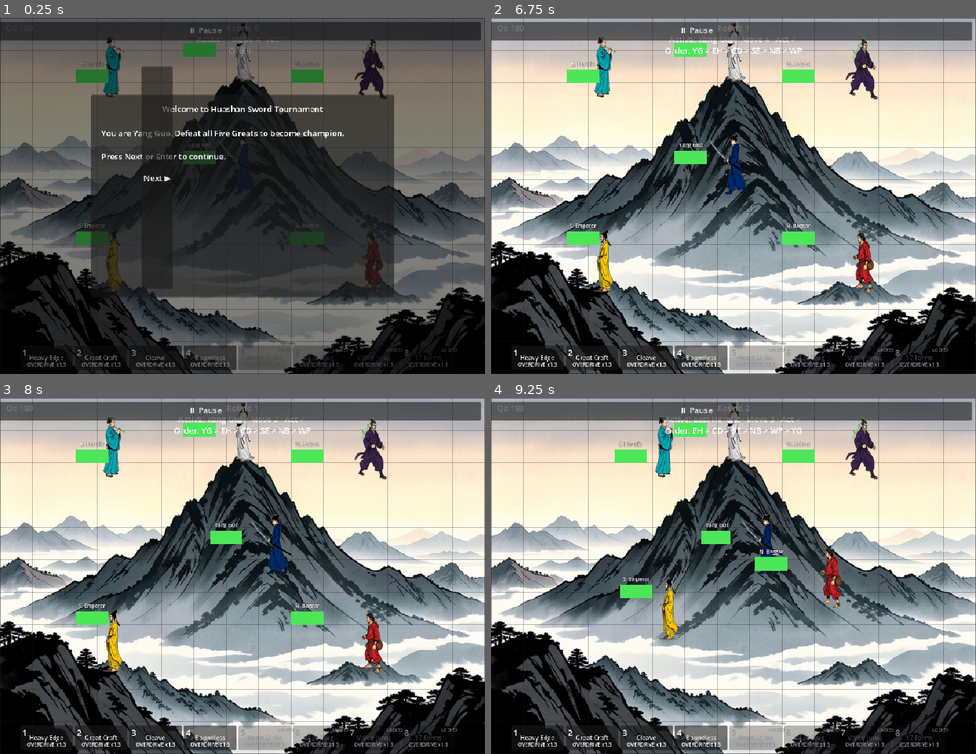
Above: before the commit, frames 1-4 (two rows, left to right).
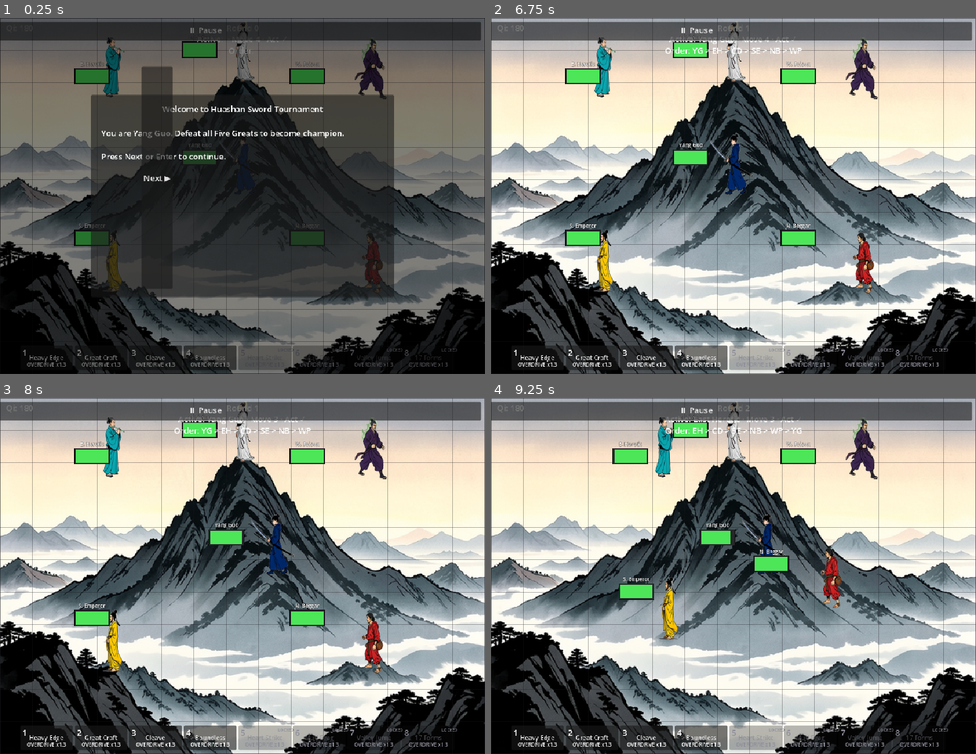
Above: after the commit, the same moments.

Repository: linxuhao/jinyong-heroes
Game: Godot game, scene res://scenes/main.tscn
Same seed, same stepped clock (60 frames per second), same inputs: the game is played once before the commit and once after it. Sound files missing from this copy of the repository are replaced by a short silence.
Inputs (mouse positions are in pixels of both pictures, inside the frame that each line leads up to):
- Up to frame 1 (0.25 s): no input
- Up to frame 2 (6.75 s): click "Next ▶" at 0.5 s; click "Next ▶" at 1.25 s; click "Heavy Edge" at 2 s; click "Great Craft" at 2.75 s; click "Cleave" at 3.5 s; click "Boundless" at 4.25 s; click "⏸ Pause" at 5 s; click "▶ Unpause" at 5.75 s; click "Skip Tutorial" at 6.5 s
- Up to frame 3 (8 s): tap Enter (tutorial_next) at 7.25 s; move the mouse to (349, 558) at 7.27 s; hold D (move_right) from 7.28 s (still down); hold J (basic_attack) from 7.28 s (still down); click (349, 558) at 7.42 s
- Up to frame 4 (9.25 s): release D (move_right) at 8 s; release J (basic_attack) at 8 s; tap Space (end_turn) at 8 s; drag from (636, 593) to (709, 647) at 8.02 s; move the mouse to (782, 497) at 8.77 s; hold D (move_right) from 8.78 s (still down); hold Enter (tutorial_next) from 8.78 s (still down)

The runs differ from the first frame. In frame 1, 0.3% of the frame differs, in the area x 15-67%, y 6-65%; in frame 2, 0.4%; in frame 3, 0.5%; in frame 4, 0.4%.

Commit message:
fix(ui): draw the health track proud of the fill so a full bar still reads as a bar
The readability gate reported "solid green rectangles, not bars with empty
portions" 11 out of 11 scenarios for three runs in a row, while the fill/track
split underneath was already implemented correctly. At 100% HP the fill covers
the whole control, so there was nothing left to see but a coloured block - and
in a round-2 frame almost everyone is at full health.

The prescription the planner wrote twice was a content margin on the fill
stylebox. That does nothing: StyleBoxFlat content margins move a boxs CONTENT,
they never shrink the box it draws. Rendered before and after and the frames
were pixel-identical, which is presumably why the previous implementer quietly
dropped that line. Expanding the TRACK outward is the one that actually paints.

Also records, in the follow code, that the offset is not the remaining problem:
lifting the widget above the feet makes it cover the actors chest and collide
with the top HUD, and top-row characters have no headroom before the viewport
clamp. Both positions were rendered and compared. The widget is simply too big
- 110x30 around a 64x12 bar plus a name label, against a 64px tile - so it
either reads as a platform or hides the actor. Making it compact belongs with
the font pass that re-lays out every label anyway.

Diff:
--- a/scripts/ui/health_bar.gd
+++ b/scripts/ui/health_bar.gd
@@ -93,6 +93,21 @@
 		sb.border_width_right = 1
 		sb.border_width_bottom = 1
 		sb.border_color = Color(0.05, 0.05, 0.05)
+		# Draw the track 3px larger than the control rect on every side. At
+		# 100% HP the fill covers the whole rect, so without this the widget is
+		# a solid coloured block and reads as a platform, not a bar — the
+		# readability gate reported exactly that 11/11 ("solid green
+		# rectangles, not bars with empty portions") while the fill/track
+		# split underneath was already correct.
+		#
+		# expand_margin, not content_margin: content margins only move a
+		# StyleBox's CONTENT, they never shrink the box it draws, so insetting
+		# the fill that way renders identically and changes nothing. Growing
+		# the track is the one that actually paints.
+		#
+		# bar.size stays 64x12, so the `HealthBar.bar_width <= 64` geometric
+		# assert is untouched — this is drawing, not layout.
+		sb.set_expand_margin_all(3.0)
 		bar.add_theme_stylebox_override("background", sb)
 		# Dedicated fill stylebox: recolored by update_health() per HP band.
 		# No border widths on the fill (a border around only the filled
@@ -174,6 +189,16 @@
 	# At the default scale-1 window it is numerically identical to the old
 	# camera.get_canvas_transform(), so existing assertions stay valid.
 	var screen_pos: Vector2 = get_viewport().get_final_transform() * _char_node.global_position
+	# Kept at −50 deliberately. Lifting it to −104 does put the widget above the
+	# feet, but at 110×30 it then covers the character's chest and collides with
+	# the top HUD band, and characters on the top row have no headroom left before
+	# the viewport clamp pins it. Measured 2026-08-23 by rendering both.
+	#
+	# The offset is not the real problem: a 110×30 widget carrying a 64×12 bar AND
+	# a name label is enormous against a 64px tile, so wherever it goes it either
+	# reads as a platform or hides the actor. The fix is to make it COMPACT (a
+	# thin bar, smaller label) — which belongs with the Chinese-font/global-Theme
+	# pass that re-lays out every label anyway.
 	screen_pos += Vector2(-60, -50)
 	# follow_delta: pre-clamp displacement of the root center from its desired
 	# position (Euclidean distance, computed BEFORE the clamp below). ~0 when
